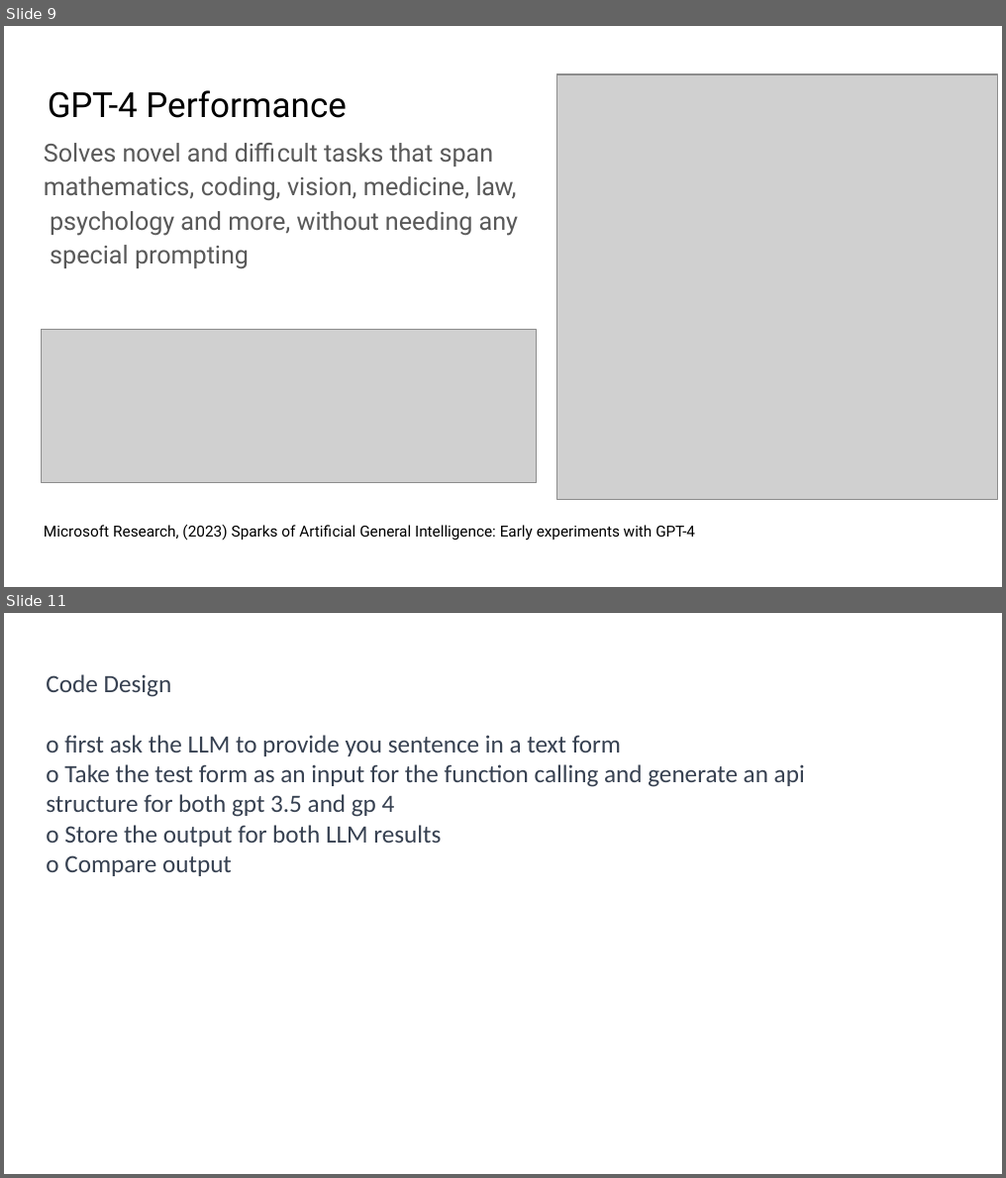
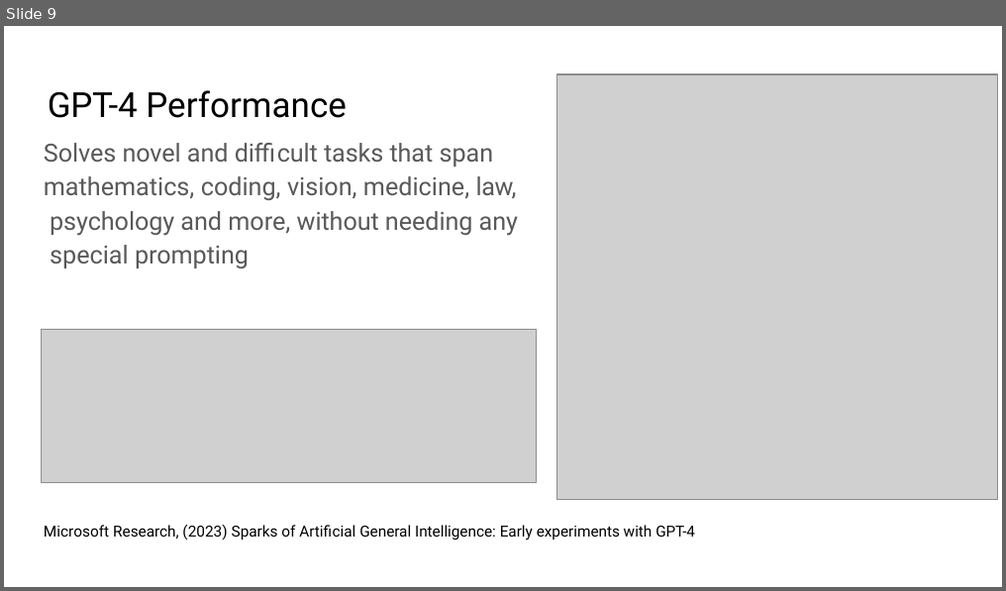
Before and after one commit to tmehtiyev2019/llm-api-tm, a slide deck: Project Presentation-Tural Mehtiyev.pptx. Shown one above the other, each under a label of ours: slides 9 and 11 before the commit, slide 9 after it; the slides between them are not shown. The pictures are 1006x1178 and 1006x591 pixels, drawn with LibreOffice and Linux fonts; fonts in the diff are those of the drawing; grey boxes stand for pictures; background and template pictures are left out. Boxes give left, top, right and bottom in pixels: in the first picture for what was removed or moved away, otherwise in the second. Text is boxed around its words. In the diff, an @@ line names an element or a change of style, - is before the commit and + after.

```diff
--- a/Project Presentation-Tural Mehtiyev.pptx
+++ b/Project Presentation-Tural Mehtiyev.pptx
@@ slide 11 removed at [4, 613, 1002, 1174], background #FFFFFF @@
@@ title removed at [46, 674, 805, 876] @@
-Code Design
-o first ask the LLM to provide you sentence in a text form
-o Take the test form as an input for the function calling and generate an api structure for both gpt 3.5 and gp 4
-o Store the output for both LLM results
-o Compare output
```
Also in this commit, not shown: 4 slides changed, 7 slides added, 4 other slides removed.
